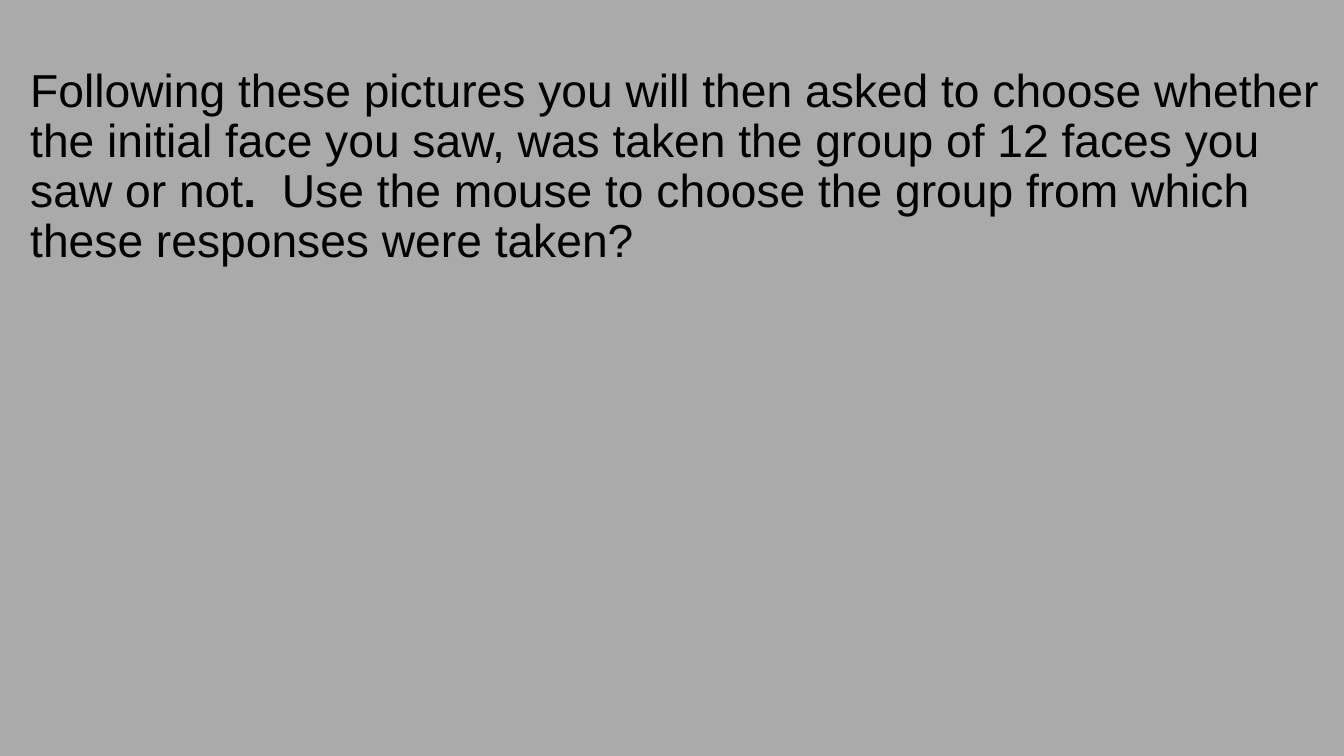
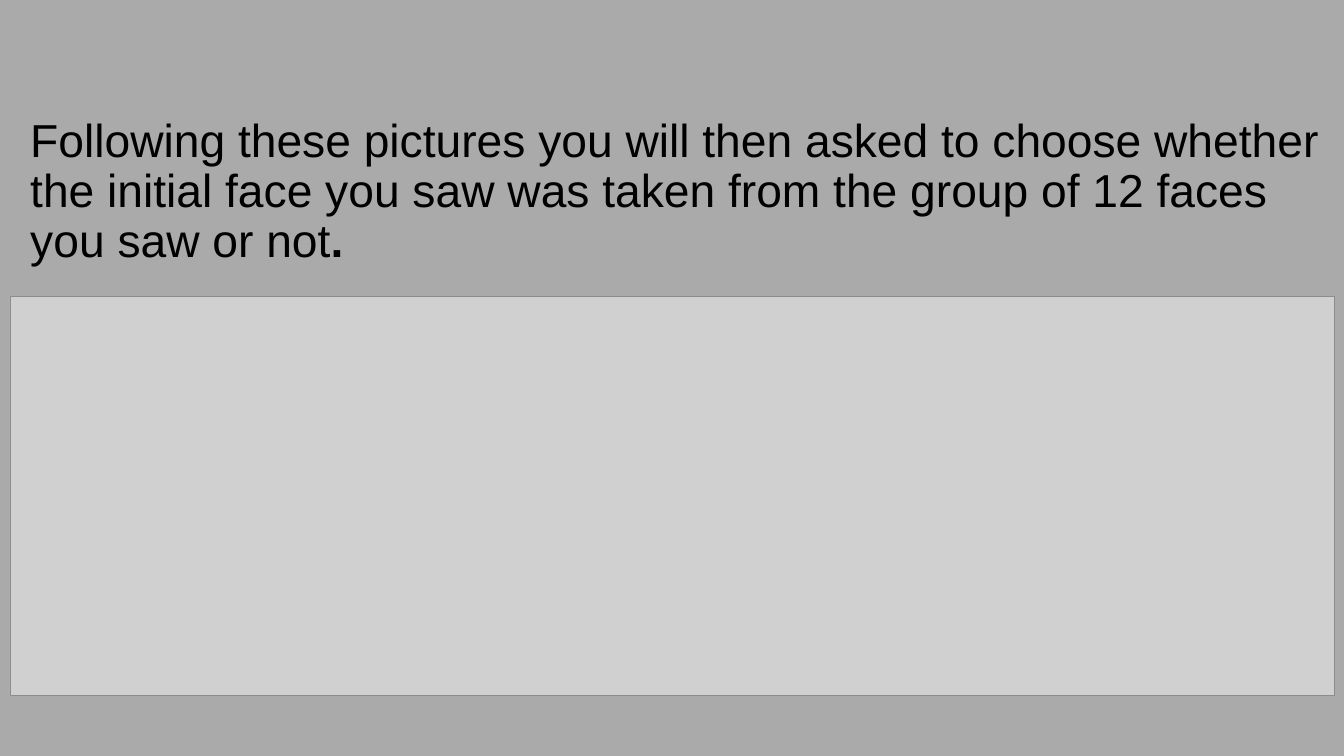
Before and after one commit to GoldenbergLab/task-group-categorization-amit, a slide deck: slide 6 of img/ins_just_ensamble/instructions2.4.19.pptx. Drawn at 1344x756 pixels with LibreOffice and Linux fonts; fonts in the diff are those of the drawing; grey boxes stand for pictures. Boxes give left, top, right and bottom in pixels: in the first picture for what was removed or moved away, otherwise in the second. Text is boxed around its words. In the diff, an @@ line names an element or a change of style, - is before the commit and + after.

```diff
--- a/img/ins_just_ensamble/instructions2.4.19.pptx
+++ b/img/ins_just_ensamble/instructions2.4.19.pptx
@@ title at [30,123,1318,266]: text changed @@
-Following these pictures you will then asked to choose whether the initial face you saw, was taken the group of 12 faces you saw or not. Use the mouse to choose the group from which these responses were taken?
+Following these pictures you will then asked to choose whether the initial face you saw was taken from the group of 12 faces you saw or not.
@@ picture added at [10,296,1334,695] @@
```
Also in this commit, not shown: 5 other slides changed, 1 slide added, 1 slide removed, 1 other file.
